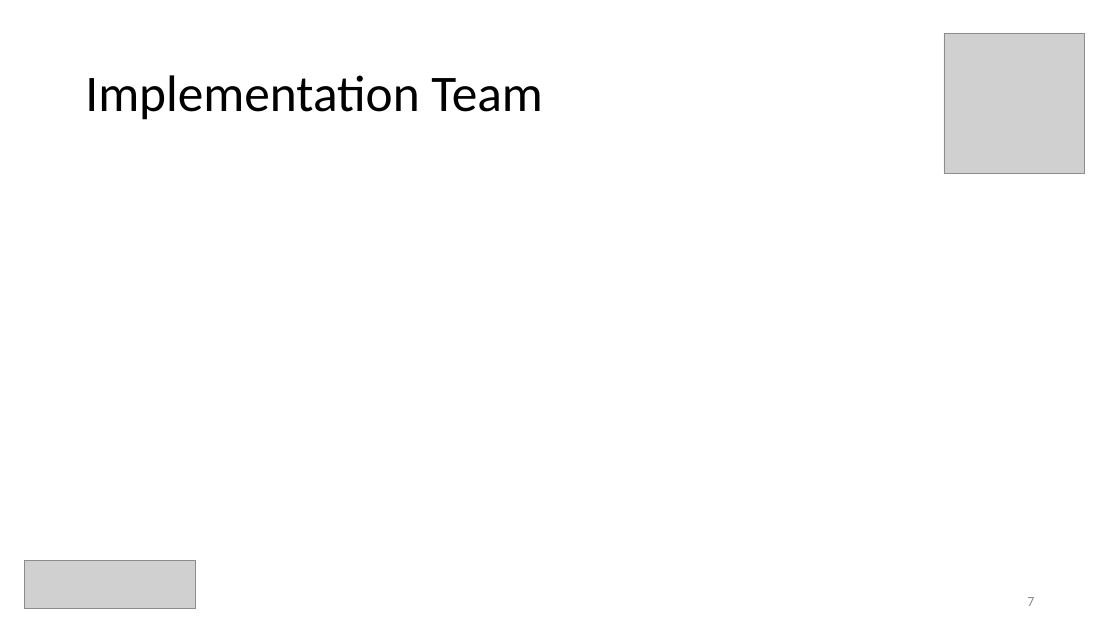
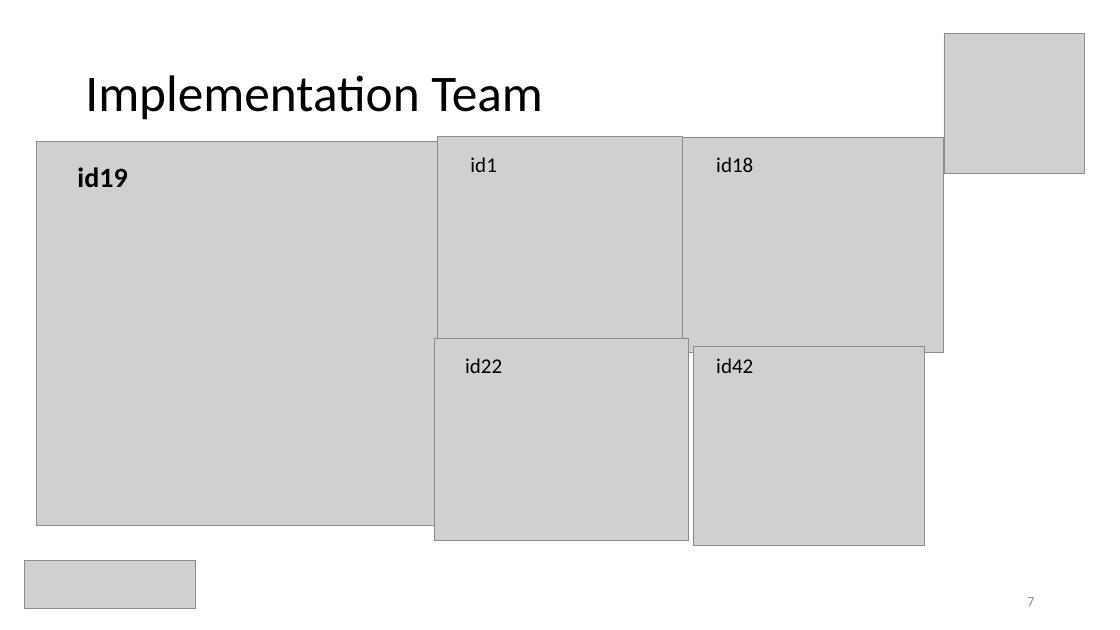
Before and after one commit to ceciliacheungns/Analytics_In_Business, a slide deck: slide 8 of Presentation.pptx. Drawn at 1120x630 pixels with LibreOffice and Linux fonts; fonts in the diff are those of the drawing; grey boxes stand for pictures. Boxes give left, top, right and bottom in pixels: in the first picture for what was removed or moved away, otherwise in the second. Text is boxed around its words. In the diff, an @@ line names an element or a change of style, - is before the commit and + after.

```diff
--- a/Presentation.pptx
+++ b/Presentation.pptx
@@ picture added at box(37, 142, 486, 527) @@
@@ picture added at box(437, 137, 683, 343) @@
@@ picture added at box(683, 137, 944, 353) @@
@@ text added at box(77, 167, 127, 187), 24 pt, text #000000, bold @@
+id19
@@ text added at box(470, 157, 496, 172), 18 pt, text #000000 @@
+id1
@@ text added at box(716, 157, 753, 172), 18 pt, text #000000 @@
+id18
@@ picture added at box(434, 339, 689, 541) @@
@@ text added at box(465, 358, 502, 373), 18 pt, text #000000 @@
+id22
@@ picture added at box(693, 346, 925, 546) @@
@@ text added at box(716, 358, 753, 373), 18 pt, text #000000 @@
+id42
```
Also in this commit, not shown: 4 other slides changed.
